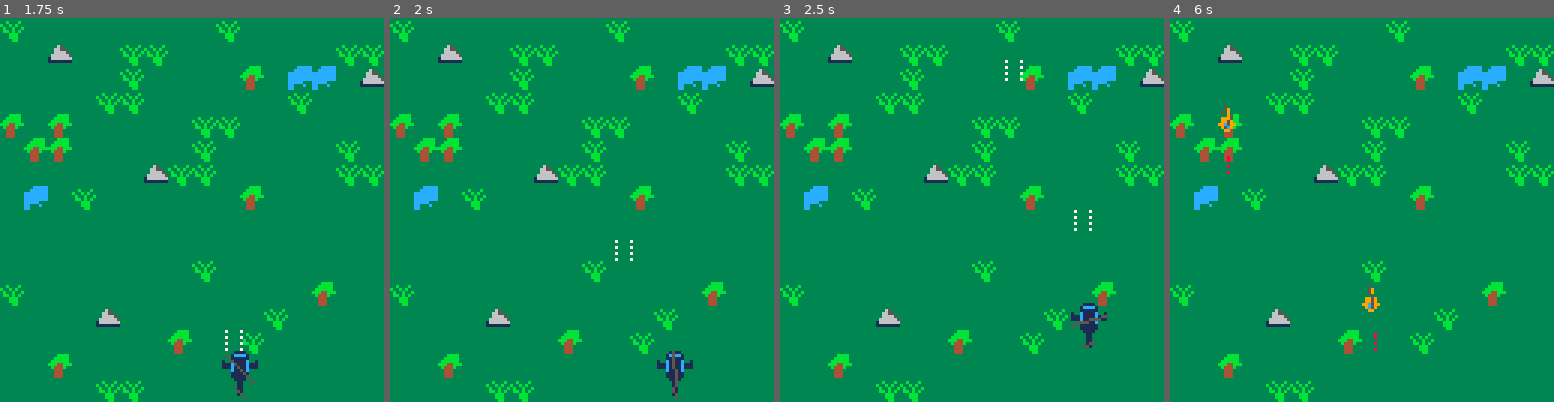
Above: before the commit, frames 1-4 (left to right).
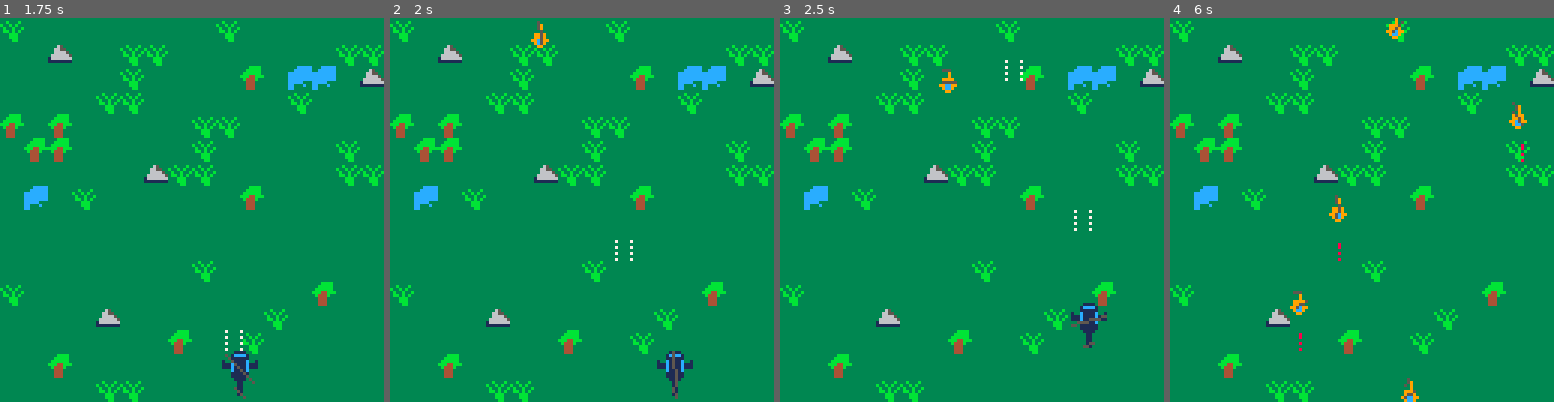
Above: after the commit, the same moments.

Repository: zeenix/pico-8
Game: PICO-8 cartridge airwolf/airwolf.p8
Same seed, same stepped clock (60 frames per second), same inputs: the game is played once before the commit and once after it.
Inputs:
- Up to frame 1 (1.75 s): tap X (X key) at 0.33, 1.07 s; tap O (Z key) at 0.7, 1.7 s; hold Right from 1.6 s (still down)
- Up to frame 2 (2 s): keep holding Right; tap X (X key) at 1.85 s
- Up to frame 3 (2.5 s): release Right at 2.1 s; tap O (Z key) at 2.1 s; hold Up 2.15-2.42 s; hold Right from 2.47 s (still down)
- Up to frame 4 (6 s): tap O (Z key) every 0.4 s from 2.5 to 5.7 s; tap X (X key) at 2.97, 4.08, 5.2 s; release Right at 3.03 s; hold Left 3.08-3.58 s; hold Down 3.63-3.97 s; hold Right 4.02-4.68 s; hold Up 4.73-5.03 s; hold Left 5.08-5.68 s; hold Down from 5.73 s (still down)

Frame 1 is identical in both runs. In frame 2, 0.2% of the frame differs, in the area x 36-42%, y 0-8%; in frame 3, 0.2%; in frame 4, 1.2%, in the area x 12-93%, y 0-100%.

Commit message:
Spawn enemies more frequently

Diff:
--- a/airwolf/entities.lua
+++ b/airwolf/entities.lua
@@ -10,8 +10,8 @@
 end
 
 function Entities:update()
-    -- Spawn an enemy aircraft every 2-6 seconds in game mode.
-    if scene == "game" and time() - self.enemy_spawn > 2 + flr(rnd(6)) then
+    -- Spawn an enemy aircraft every 1-4 seconds in game mode.
+    if scene == "game" and time() - self.enemy_spawn > 1 + flr(rnd(3)) then
         local e = EnemyAircraft:new()
         add(self.entities, e)
         self.enemy_spawn = time()
